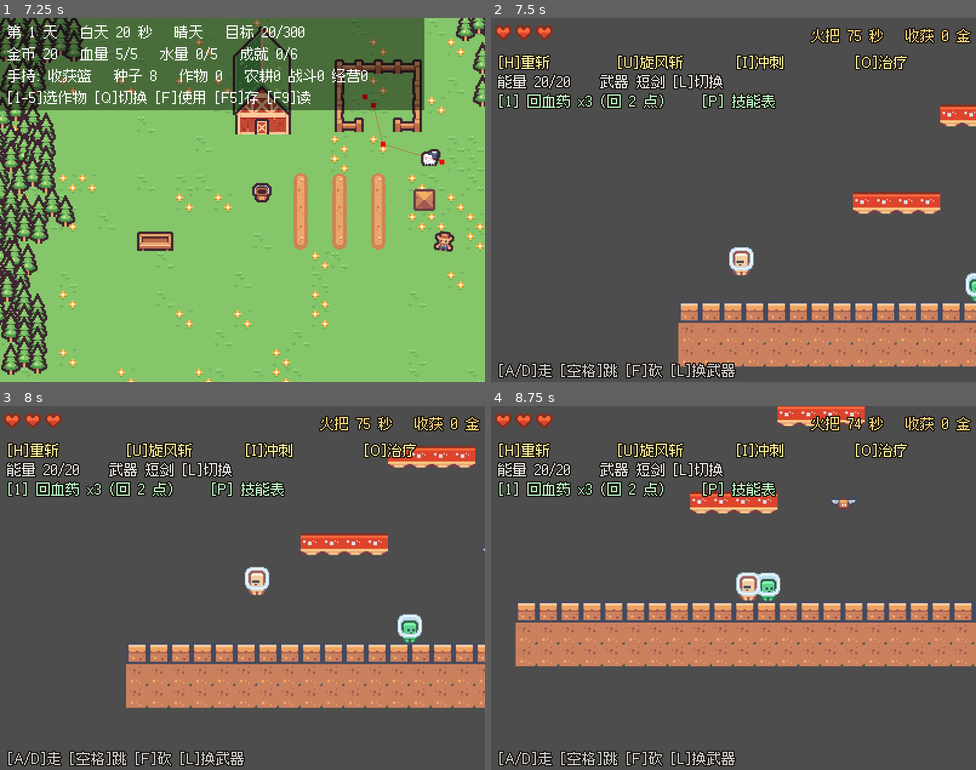
Above: before the commit, frames 1-4 (two rows, left to right).
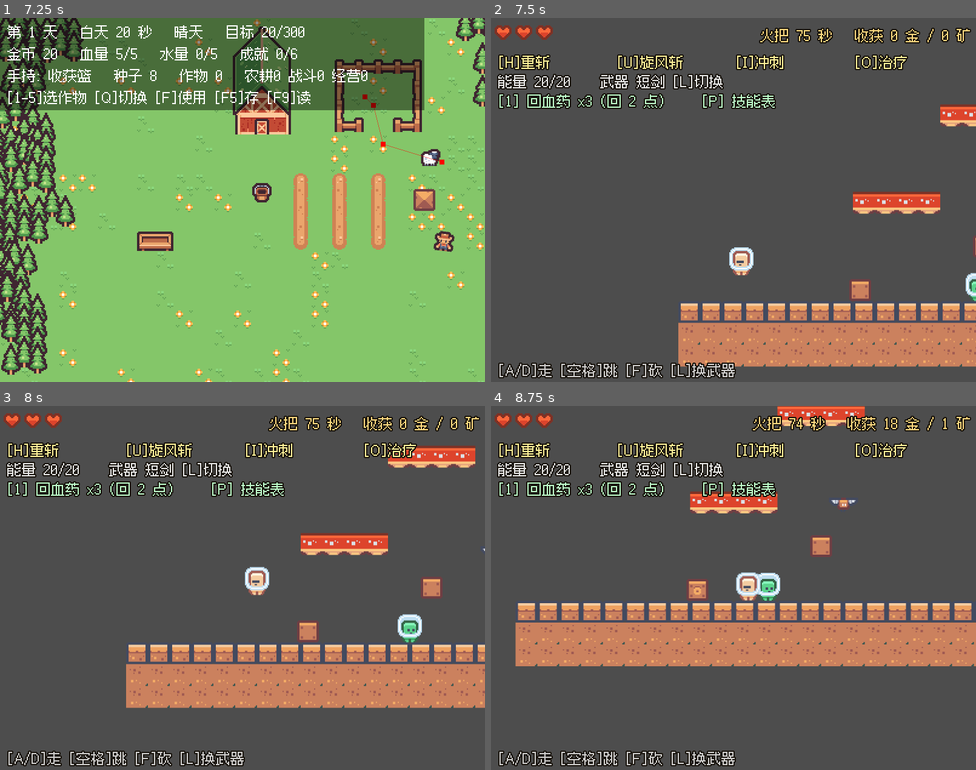
Above: after the commit, the same moments.

Repository: 01821/farm-fight-game
Game: Godot game, scene res://Scenes/base_level.tscn
Two runs of this game, one before a commit and one after it. Both use one fixed random seed, a clock stepped at 60 frames per second and the inputs below. Sound files missing from this copy of the repository are replaced by a short silence.
Inputs:
- Up to frame 1 (7.25 s): tap Enter at 0.5 s; hold Q (cycle_item) 0.53-1.28 s; hold D (right) 0.53-2.03 s; tap Space (jump) at 0.77, 1.52, 2, 3.02, 3.77, 4.52, 6.02, 6.77 s; tap 1 (item_1) at 1.35, 5.1 s; hold A (left) 2.03-2.78 s; hold 2 (seed_2) 2.03-2.78 s; hold D (right) 2.78-4.28 s; tap L (switch_weapon) at 2.85, 6.6 s; hold F (use_item) 3.53-4.28 s; tap P (skill_list) at 4.15 s; hold A (left) 4.28-5.03 s; tap Q (cycle_item) at 4.35 s; hold D (right) 5.03-5.78 s; hold A (left) from 5.78 s (still down); tap 2 (seed_2) at 5.85 s
- Up to frame 2 (7.5 s): release A (left) at 7.28 s; hold D (right) from 7.28 s (still down); tap F (use_item) at 7.35 s
- Up to frame 3 (8 s): keep holding D (right); tap Space (jump) at 7.52 s
- Up to frame 4 (8.75 s): keep holding D (right); hold Q (cycle_item) from 8.03 s (still down)

Frame 1 is identical in both runs. In frame 2, 1.3% of the frame differs, in the area x 55-100%, y 2-78%; in frame 3, 1.5%; in frame 4, 1.6%, in the area x 40-99%, y 2-54%.

Commit message:
feat(mine): 阶段 F —— 矿石与宝箱，矿洞奖励齐了
  矿石：比金币值钱（9 vs 3），用图集里的宝石贴图。怪死掉 25% 概率额外掉一块。
        计入 MineRun.ore，价值同时算进 gold，回农场一起结算。
  宝箱：MineChest，碰到自动打开，掉出金币+矿石，贴图从"关"变"开"，
        之后 monitoring = false 不会重复开。关卡里预建了 2 个。
  掉落会往两边撒开，不会全叠在一个点上。

⚠️ 抓到一个**真 bug**（之前一直被测试掩盖）：

  MinePickup 的落地判定原本是 `if position.y > 0.0: position.y = 0.0`，
  想表达"落到地面就停"。但 position 是**相对关卡**的，不是相对出生点的 ——
  掉在地上的金币 position.y 本来就是 190 多，于是**一生成就被瞬移到关卡顶部 y=0**。

  之前的测试没抓到，是因为它写的是"把玩家瞬移到金币身上去捡"，
  **玩家跟着金币一起跑到了 y=0，所以看起来一切正常**。

  改法：记下出生点 _spawn_pos（生成方设好 global_position 后调 mark_spawn()），
  落回出生高度就停。并加了一条断言：掉落物落点 y 必须 > 100。

  教训：测试用"瞬移到目标身上"验证接触类逻辑时，会掩盖目标自身的位置错误。
  这类断言最好同时检查目标位置是否合理，而不是只检查"碰到了有没有生效"。

test_mine_run 从 35 项扩到 51 项。全量回归：542 项断言，零失败；主场景 120 秒零脚本错误。

Diff:
--- /dev/null
+++ b/Scenes/Mine/mine_chest.tscn
@@ -0,0 +1,22 @@
+[gd_scene load_steps=4 format=3]
+
+[ext_resource type="Script" path="res://Scripts/Mine/mine_chest.gd" id="1_chest"]
+[ext_resource type="Texture2D" path="res://Assets/kenney_pixel-platformer/tilemap_packed.png" id="2_tiles"]
+[ext_resource type="PackedScene" path="res://Scenes/Mine/mine_pickup.tscn" id="3_pickup"]
+
+[sub_resource type="RectangleShape2D" id="RectangleShape2D_chest"]
+size = Vector2(18, 18)
+
+[node name="MineChest" type="Area2D"]
+collision_layer = 0
+collision_mask = 2
+script = ExtResource("1_chest")
+pickup_scene = ExtResource("3_pickup")
+
+[node name="Sprite2D" type="Sprite2D" parent="."]
+texture = ExtResource("2_tiles")
+region_enabled = true
+region_rect = Rect2(162, 18, 18, 18)
+
+[node name="CollisionShape2D" type="CollisionShape2D" parent="."]
+shape = SubResource("RectangleShape2D_chest")
--- a/Scenes/Mine/mine_level.tscn
+++ b/Scenes/Mine/mine_level.tscn
@@ -6,6 +6,7 @@
 [ext_resource type="PackedScene" path="res://Scenes/Mine/mine_enemy.tscn" id="4_enemy"]
 [ext_resource type="PackedScene" path="res://Scenes/Mine/mine_hud.tscn" id="5_hud"]
 [ext_resource type="PackedScene" path="res://Scenes/Mine/mine_pickup.tscn" id="6_pickup"]
+[ext_resource type="PackedScene" path="res://Scenes/Mine/mine_chest.tscn" id="7_chest"]
 
 ; ⚠️ 两个必须对齐的东西，错一个都不会报错、只会手感不对：
 ;    1) TileSet.tile_size **必须**和 texture_region_size 一样是 18×18。
@@ -52,6 +53,15 @@
 kind = 3
 patrol_dir = -1
 
+; 宝箱也是**预建实例**。地面顶面 y=198，箱子的碰撞盒 18x18 居中，所以放在 189。
+[node name="Chest1" parent="." instance=ExtResource("7_chest")]
+position = Vector2(150, 189)
+
+; 第二个放在 r9 那层平台上（平台顶面 y=162）
+[node name="Chest2" parent="." instance=ExtResource("7_chest")]
+position = Vector2(252, 153)
+ore_count = 2
+
 [node name="MinePlayer" parent="." instance=ExtResource("2_player")]
 position = Vector2(40, 40)
 
--- a/Scripts/Global/MineRun.gd
+++ b/Scripts/Global/MineRun.gd
@@ -20,6 +20,8 @@
 var active: bool = false
 ## 这一趟捡到的金币
 var gold: int = 0
+## 这一趟挖到的矿石块数（价值已经算进 gold 里了，这个只是给结算显示用）
+var ore: int = 0
 ## 这一趟赶跑的怪
 var kills: int = 0
 var torch_left: float = 0.0
@@ -32,6 +34,7 @@
 func start_run() -> void:
 	active = true
 	gold = 0
+	ore = 0
 	kills = 0
 	torch_left = TORCH_TIME
 	run_started.emit()
@@ -43,6 +46,14 @@
 	gold += n
 	print("[矿洞] 捡到 ", n, " 金（这趟共 ", gold, "）")
 
+## 矿石：价值直接算进 gold，另外记一个块数给结算显示
+func add_ore(n: int) -> void:
+	if n <= 0:
+		return
+	ore += 1
+	gold += n
+	print("[矿洞] 挖到矿石 x1（值 ", n, " 金，这趟共 ", gold, " 金 / ", ore, " 块）")
+
 func add_kill() -> void:
 	kills += 1
 
@@ -51,9 +62,9 @@
 	if not active:
 		return
 	active = false
-	_pending = {"success": success, "gold": gold, "kills": kills}
+	_pending = {"success": success, "gold": gold, "kills": kills, "ore": ore}
 	print("[矿洞] 出洞 - ", "带回" if success else "丢掉",
-		"这趟收获：", gold, " 金，赶跑 ", kills, " 只")
+		"这趟收获：", gold, " 金 / ", ore, " 块矿石，赶跑 ", kills, " 只")
 	run_finished.emit(success, gold, kills)
 	if scene_switch_enabled:
 		get_tree().change_scene_to_file(FARM_SCENE)
--- /dev/null
+++ b/Scripts/Mine/mine_chest.gd
@@ -0,0 +1,69 @@
+class_name MineChest extends Area2D
+
+## 矿洞里的宝箱：玩家碰到就打开，掉出一堆金币和矿石。
+##
+## 图集里宝箱是**三帧**的（关 / 半开 / 全开），这里只用第一帧和最后一帧。
+## 掉落物走的是**预建的 MinePickup 场景**（instantiate，不 new 节点）。
+
+const CELL: int = 18
+const CELL_CLOSED := Vector2i(9, 1)
+const CELL_OPEN := Vector2i(11, 1)
+
+@export var coin_count: int = 3
+@export var ore_count: int = 1
+## 掉落物场景，在场景文件里预先接好
+@export var pickup_scene: PackedScene
+
+var _opened: bool = false
+
+@onready var sprite: Sprite2D = $Sprite2D
+
+func _ready() -> void:
+	add_to_group("mine_chest")
+	body_entered.connect(_on_body_entered)
+	_set_cell(CELL_CLOSED)
+
+func _set_cell(c: Vector2i) -> void:
+	sprite.region_rect = Rect2(c.x * CELL, c.y * CELL, CELL, CELL)
+
+func is_opened() -> bool:
+	return _opened
+
+func _on_body_entered(body: Node2D) -> void:
+	if _opened or not (body is MinePlayer):
+		return
+	open()
+
+## 开箱。返回掉了几份东西；已经开过就返回 0。
+func open() -> int:
+	if _opened:
+		return 0
+	_opened = true
+	_set_cell(CELL_OPEN)
+	monitoring = false
+	Sfx.play("buy")
+	var n: int = 0
+	for i in range(coin_count):
+		if _spawn(MinePickup.Kind.COIN, i, coin_count):
+			n += 1
+	for i in range(ore_count):
+		if _spawn(MinePickup.Kind.ORE, i, ore_count):
+			n += 1
+	print("[矿洞] 开宝箱，掉出 ", n, " 份东西")
+	return n
+
+## 把掉落物往两边撒开，免得全叠在一个点上
+func _spawn(kind: int, index: int, total: int) -> bool:
+	if pickup_scene == null:
+		return false
+	var p := pickup_scene.instantiate() as MinePickup
+	if p == null:
+		return false
+	var spread: float = float(index) - float(total - 1) * 0.5
+	# kind / pop_velocity 必须在 add_child **之前**设好 —— _ready 会拿它们初始化
+	p.kind = kind
+	p.pop_velocity = Vector2(spread * 30.0, -110.0 - absf(spread) * 10.0)
+	get_parent().add_child(p)
+	p.global_position = global_position + Vector2(0, -6)
+	p.mark_spawn()
+	return true
--- a/Scripts/Mine/mine_hud.gd
+++ b/Scripts/Mine/mine_hud.gd
@@ -107,7 +107,7 @@
 	]
 	# 火把 + 这趟的收获
 	var torch: float = MineRun.torch_left
-	torch_label.text = "火把 %d 秒   收获 %d 金" % [ceili(torch), MineRun.gold]
+	torch_label.text = "火把 %d 秒   收获 %d 金 / %d 矿" % [ceili(torch), MineRun.gold, MineRun.ore]
 	if torch <= 10.0:
 		torch_label.add_theme_color_override("font_color", Color(1, 0.4, 0.3))
 	else:
--- a/Scripts/Mine/mine_level.gd
+++ b/Scripts/Mine/mine_level.gd
@@ -74,13 +74,26 @@
 	MineRun.add_kill()
 	if pickup_scene == null or not is_instance_valid(enemy):
 		return
+	var from: Vector2 = enemy.global_position + Vector2(0, -12)
+	_spawn_drop(MinePickup.Kind.COIN, 1 + enemy.max_hp, from)
+	# 25% 概率额外掉一块矿石 —— 稀有才值得高兴
+	if randf() < 0.25:
+		_spawn_drop(MinePickup.Kind.ORE, -1, from)
+		print("[矿洞] ", enemy.display_name(), " 还掉了一块矿石！")
+
+func _spawn_drop(kind: int, value: int, at: Vector2) -> MinePickup:
+	if pickup_scene == null:
+		return null
 	var drop := pickup_scene.instantiate() as MinePickup
 	if drop == null:
-		return
+		return null
+	# kind / amount 要在 add_child **之前**设好 —— _ready 会拿它们初始化贴图和数值
+	drop.kind = kind
+	drop.amount = value
 	add_child(drop)
-	drop.global_position = enemy.global_position + Vector2(0, -12)
-	drop.amount = 1 + enemy.max_hp
-	print("[矿洞] ", enemy.display_name(), " 掉了 ", drop.amount, " 金")
+	drop.global_position = at
+	drop.mark_spawn()
+	return drop
 
 ## 这一趟结束：在洞里倒下就是失败，丢掉这趟收获
 func _on_player_died() -> void:
--- a/Scripts/Mine/mine_pickup.gd
+++ b/Scripts/Mine/mine_pickup.gd
@@ -1,51 +1,76 @@
 class_name MinePickup extends Area2D
 
-## 矿洞里的掉落物（金币）。玩家碰到就自动捡走，钱记在 `MineRun.gold` 上。
+## 矿洞里的掉落物：金币 / 矿石。玩家碰到就自动捡走，记在 `MineRun` 上。
 ##
-## 是**预建场景**，怪死掉时 instantiate 一个（不 new 节点）。
+## 是**预建场景**，怪死掉或宝箱打开时 instantiate 一个（不 new 节点）。
 ## 捡到的钱**不会立刻进农场玩家的钱包** —— 要活着回到农场才结算，
 ## 在洞里倒下就全丢了。这是"下矿有风险"的核心。
 
-const COIN_CELL := Vector2i(11, 7)   # 地形图集里的金币
+enum Kind { COIN, ORE }
+
 const CELL: int = 18
 
-@export var amount: int = 3
-## 被弹出来的初速度，让金币有个"蹦一下"的效果
+## kind → {图集格, 默认价值, 名字}
+const KINDS: Array[Dictionary] = [
+	{"cell": Vector2i(11, 7), "value": 3, "name": "金币"},
+	{"cell": Vector2i(7, 3), "value": 9, "name": "矿石"},
+]
+
+@export var kind: int = Kind.COIN
+## -1 = 用这种掉落物的默认价值
+@export var amount: int = -1
+## 被弹出来的初速度，让掉落物有"蹦一下"的效果
 @export var pop_velocity: Vector2 = Vector2(0, -90)
 
 var _velocity: Vector2 = Vector2.ZERO
 var _life: float = 0.0
 var _taken: bool = false
+## 出生点（**局部坐标**）。落回这里就停，不要用 y > 0 判断 ——
+## 踩过的坑：position 是相对关卡的，掉在地上的金币 position.y 本来就是 190 多，
+## 用 `position.y > 0` 会把它们全部瞬移到关卡顶部 y=0。
+var _spawn_pos: Vector2 = Vector2.ZERO
 
 @onready var sprite: Sprite2D = $Sprite2D
 
 func _ready() -> void:
 	add_to_group("mine_pickup")
 	body_entered.connect(_on_body_entered)
-	sprite.region_rect = Rect2(COIN_CELL.x * CELL, COIN_CELL.y * CELL, CELL, CELL)
+	var d: Dictionary = KINDS[clampi(kind, 0, KINDS.size() - 1)]
+	var cell: Vector2i = d["cell"]
+	sprite.region_rect = Rect2(cell.x * CELL, cell.y * CELL, CELL, CELL)
+	if amount < 0:
+		amount = int(d["value"])
 	_velocity = pop_velocity
+	_spawn_pos = position
+
+func display_name() -> String:
+	return String(KINDS[clampi(kind, 0, KINDS.size() - 1)]["name"])
 
 func _physics_process(delta: float) -> void:
 	_life += delta
-	# 蹦一下然后落地停住
+	# 蹦一下然后落回出生高度
 	if absf(_velocity.y) > 1.0 or absf(_velocity.x) > 1.0:
 		_velocity.y += 620.0 * delta
 		_velocity.x = move_toward(_velocity.x, 0.0, 200.0 * delta)
 		position += _velocity * delta
-		if position.y > 0.0:
-			position.y = 0.0
+		if position.y >= _spawn_pos.y:
+			position = _spawn_pos
 			_velocity = Vector2.ZERO
-	# 15 秒没人捡就自己消失，免得场景里越积越多
-	if _life > 15.0:
+	# 20 秒没人捡就自己消失，免得场景里越积越多
+	if _life > 20.0:
 		queue_free()
+
+## 由生成方在设置好 global_position 之后调一次，记下出生点
+func mark_spawn() -> void:
+	_spawn_pos = position
 
 func _on_body_entered(body: Node2D) -> void:
 	if _taken or not (body is MinePlayer):
 		return
 	_taken = true
-	MineRun.add_gold(amount)
+	if kind == Kind.ORE:
+		MineRun.add_ore(amount)
+	else:
+		MineRun.add_gold(amount)
 	Sfx.play("coin")
 	queue_free()
-
-func take_value() -> int:
-	return amount
--- a/Scripts/buildings/mine_entrance.gd
+++ b/Scripts/buildings/mine_entrance.gd
@@ -30,11 +30,12 @@
 	var success: bool = bool(r.get("success", false))
 	var gold: int = int(r.get("gold", 0))
 	var kills: int = int(r.get("kills", 0))
+	var ore: int = int(r.get("ore", 0))
 	if success and gold > 0 and player != null:
 		player.earn(gold)
 		Sfx.play("coin")
 	print("[矿洞] 结算：", "带回 " if success else "丢掉 ", gold,
-		" 金（赶跑 ", kills, " 只），现在有 ", player.money if player != null else 0)
+		" 金 / ", ore, " 块矿石（赶跑 ", kills, " 只），现在有 ", player.money if player != null else 0)
 
 func is_player_inside() -> bool:
 	return _player_inside
--- a/Tests/test_mine_run.gd
+++ b/Tests/test_mine_run.gd
@@ -96,18 +96,22 @@
 	print("  INFO 打死一只后：金币 ", before_gold, " → ", MineRun.gold, "，击杀 ", before_kills, " → ", MineRun.kills)
 	_check("击杀计数 +1", MineRun.kills == before_kills + 1)
 	var coins := get_tree().get_nodes_in_group("mine_pickup")
-	_check("地上掉了一份金币", coins.size() == 1)
-	if coins.size() == 1:
+	print("  INFO 地上有 ", coins.size(), " 份掉落")
+	_check("地上至少掉了一份", coins.size() >= 1)
+	if coins.size() >= 1:
 		var coin := coins[0] as MinePickup
-		# ⚠️ 先记下金额 —— 捡走后这个对象就被释放了，之后不能再读
+		# ⚠️ 先记下金额和位置 —— 捡走后这个对象就被释放了，之后不能再读
 		var coin_value: int = coin.amount
-		print("  INFO 这份金币值 ", coin_value)
+		var coin_pos: Vector2 = coin.global_position
+		print("  INFO 第一份值 ", coin_value, "，落点 ", coin_pos.round())
 		_check("掉的钱和怪的强度挂钩", coin_value > 0)
-		_player.global_position = coin.global_position
+		# 掉落物应该落回出生高度，而不是被瞬移到关卡顶部
+		_check("掉落物停在合理的高度（没有被瞬移到 y=0）", coin_pos.y > 100.0)
+		_player.global_position = coin_pos
 		await _step(6)
 		print("  INFO 捡完金币 = ", MineRun.gold)
 		_check("碰到就自动捡走", MineRun.gold == before_gold + coin_value)
-		_check("捡完金币从场上消失", get_tree().get_nodes_in_group("mine_pickup").is_empty())
+		_check("捡走的那份从场上消失", get_tree().get_nodes_in_group("mine_pickup").size() < coins.size())
 
 	print("--- 火把烧完 = 自动回农场（收获保留） ---")
 	MineRun.start_run()
@@ -132,7 +136,77 @@
 	_check("倒下是失败", not bool(r3.get("success")))
 	_check("失败时不带回金币（结算里 gold 仅供参考）", int(r3.get("gold")) == 50)
 
+	print("--- 矿石 ---")
+	_check("掉落物有 2 种（金币 / 矿石）", MinePickup.KINDS.size() == 2)
+	var coin_v: int = int(MinePickup.KINDS[0]["value"])
+	var ore_v: int = int(MinePickup.KINDS[1]["value"])
+	print("  INFO 金币值 ", coin_v, "，矿石值 ", ore_v)
+	_check("矿石比金币值钱", ore_v > coin_v)
+
+	MineRun.start_run()
+	var ore_drop := _level.pickup_scene.instantiate() as MinePickup
+	ore_drop.kind = MinePickup.Kind.ORE
+	ore_drop.amount = -1          # 用默认价值
+	_level.add_child(ore_drop)
+	ore_drop.global_position = _player.global_position
+	ore_drop.mark_spawn()
+	await _step(6)
+	print("  INFO 捡矿石后：gold=", MineRun.gold, " ore=", MineRun.ore)
+	_check("矿石计入块数", MineRun.ore == 1)
+	_check("矿石的价值也进了金币", MineRun.gold == ore_v)
+
+	print("--- 宝箱 ---")
+	var chest := _level.get_node("Chest1") as MineChest
+	_check("关卡里摆了宝箱", chest != null)
+	if chest != null:
+		_check("宝箱初始是关着的", not chest.is_opened())
+		var gold_before: int = MineRun.gold
+		var ore_before: int = MineRun.ore
+		_player.global_position = chest.global_position
+		await _step(8)
+		print("  INFO 碰到宝箱后：已开=", chest.is_opened(), "，gold=", MineRun.gold)
+		_check("碰到就自动打开", chest.is_opened())
+		_check("开箱后贴图变成打开的样子",
+			chest.sprite.region_rect == Rect2(11 * 18, 1 * 18, 18, 18))
+		_check("已经开过的箱子不会重复开", chest.open() == 0)
+
+		# ⚠️ 掉落是在玩家脚下生成的，会被**立刻捡走**，所以数不到"地上的份数"。
+		#    要验掉落数量，得先让玩家走开再开第二个箱子。
+		var chest2 := _level.get_node("Chest2") as MineChest
+		_player.global_position = Vector2(60, 198)
+		await _step(6)
+		var lying_before: int = get_tree().get_nodes_in_group("mine_pickup").size()
+		var spawned: int = chest2.open()
+		await _step(2)
+		var lying_after: int = get_tree().get_nodes_in_group("mine_pickup").size()
+		print("  INFO 走开再开箱：spawned=", spawned, "，地上 ", lying_before, " → ", lying_after)
+		_check("开箱掉出的份数 = 金币 + 矿石", spawned == chest2.coin_count + chest2.ore_count)
+		_check("这些掉落确实留在了地上", lying_after == lying_before + spawned)
+
+		# 把玩家挪到每一份掉落上，全捡掉（掉落可能已被捡走，所以要判有效性再转类型）
+		for round_i in range(5):
+			for node in get_tree().get_nodes_in_group("mine_pickup"):
+				if not is_instance_valid(node):
+					continue
+				var p := node as MinePickup
+				if p == null:
+					continue
+				_player.global_position = p.global_position
+				await _step(3)
+		await _step(6)
+		print("  INFO 全捡完：gold ", gold_before, " → ", MineRun.gold,
+			"，ore ", ore_before, " → ", MineRun.ore)
+		_check("宝箱的收获进了这趟账", MineRun.gold > gold_before)
+		_check("宝箱至少给了一块矿石", MineRun.ore > ore_before)
+		_check("捡完场上没有残留掉落", get_tree().get_nodes_in_group("mine_pickup").is_empty())
+
+	var torch_txt := (_level.get_node("MineHud/TorchLabel") as Label).text
+	print("  INFO ", torch_txt)
+	_check("HUD 同时显示金币和矿石", "金" in torch_txt and "矿" in torch_txt)
+
 	print("--- 农场那边的矿洞口 ---")
+	# 前面开着的那趟要先收掉，否则"不该误启动一趟"这条会被自己前面的状态干扰
+	MineRun.active = false
 	var farm := (load("res://Scenes/base_level.tscn") as PackedScene).instantiate()
 	add_child(farm)
 	var save := farm.get_node("SaveSystem") as SaveSystem
Not shown: 1 places in Scenes/Mine/mine_level.tscn that only renumber resources
Not shown, added: Scripts/Mine/mine_chest.gd.uid
Not shown, changed: PROJECT_NOTES.md
